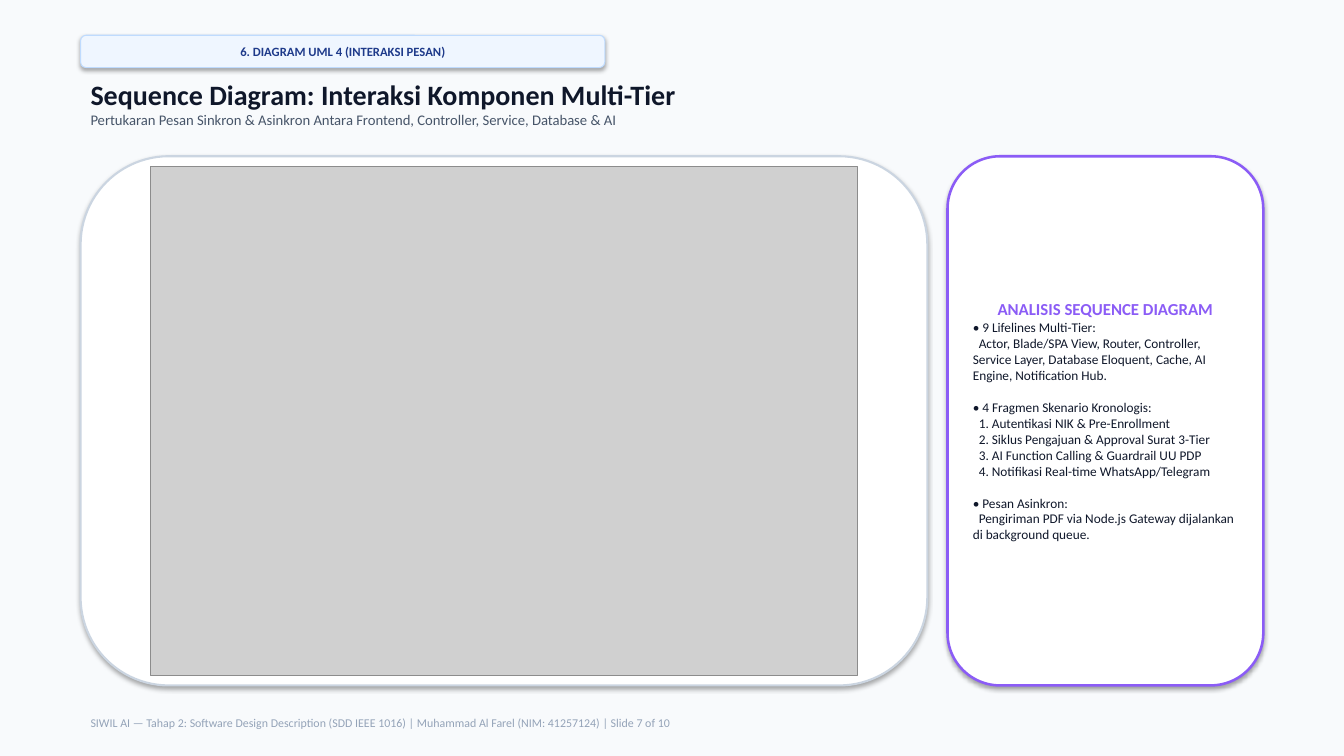
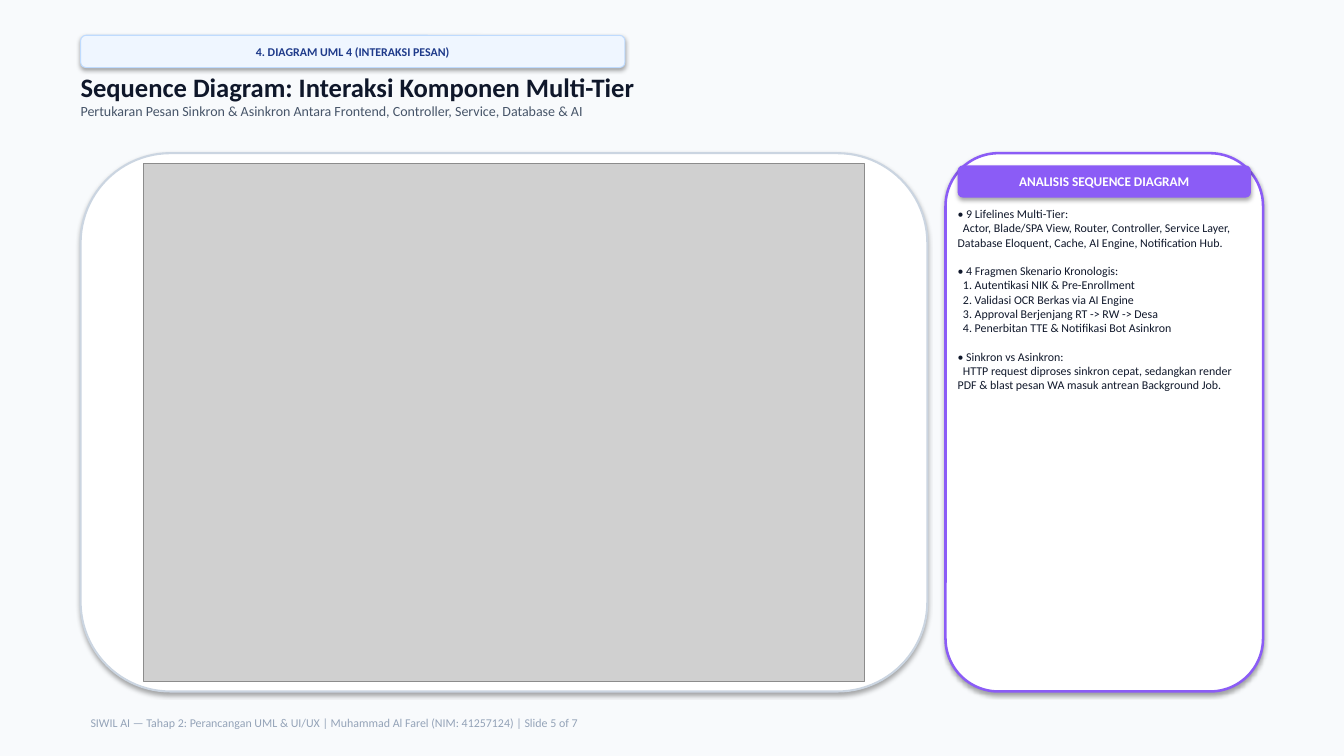
Before and after one commit to Yenvys/SistemWilayah, a slide deck: slide 5 of PRESENTASI_TAHAP_2_UML_SDD.pptx (slide 7 before the commit). Drawn at 1344x756 pixels with LibreOffice and Linux fonts; fonts in the diff are those of the drawing; grey boxes stand for pictures. Boxes give left, top, right and bottom in pixels: in the first picture for what was removed or moved away, otherwise in the second. Text is boxed around its words. In the diff, an @@ line names an element or a change of style, - is before the commit and + after.

Commit message:
feat(presentation): ringkas ppt tahap 2 khusus 4 diagram uml & ui/ux (7 slide, durasi maks 7 menit)

```diff
--- a/PRESENTASI_TAHAP_2_UML_SDD.pptx
+++ b/PRESENTASI_TAHAP_2_UML_SDD.pptx
@@ rounded rectangle "4. DIAGRAM UML 4 (INTERAKSI ...": place and size @@
-rounded rectangle "4. DIAGRAM UML 4 (INTERAKSI ..." at [81,35,605,68]
+rounded rectangle "4. DIAGRAM UML 4 (INTERAKSI ..." at [81,35,625,68]
@@ text in rounded rectangle at [256,47,449,58]: text changed; size 9 to 8.5 pt @@
-6. DIAGRAM UML 4 (INTERAKSI PESAN)
+4. DIAGRAM UML 4 (INTERAKSI PESAN)
@@ text "Sequence Diagram: Interaksi Komponen Multi-Tier" at [81,78,634,118]: size 20 to 19 pt in "Sequence Diagram: Interaksi Komponen Multi-Tier"; size 10.5 to 10 pt in "Pertukaran Pesan Sinkron & Asinkron Antara Frontend, ..." @@
@@ rounded rectangle: place and size @@
-rounded rectangle at [81,156,928,686]
+rounded rectangle at [81,153,928,692]
@@ picture: place and size @@
-picture at [150,166,858,676]
+picture at [144,163,865,682]
@@ rounded rectangle: place and size @@
-rounded rectangle at [948,156,1263,686]
+rounded rectangle at [946,153,1263,692]
@@ rounded rectangle added at [958,165,1251,198], fill #8B5CF6, 9.5 pt, text #FFFFFF, bold @@
+ANALISIS SEQUENCE DIAGRAM
@@ text added at [958,209,1232,391], 8.5 pt, text #0F172A @@
+• 9 Lifelines Multi-Tier:
+Actor, Blade/SPA View, Router, Controller, Service Layer, Database Eloquent, Cache, AI Engine, Notification Hub.
+• 4 Fragmen Skenario Kronologis:
+1. Autentikasi NIK & Pre-Enrollment
+2. Validasi OCR Berkas via AI Engine
+3. Approval Berjenjang RT -> RW -> Desa
+4. Penerbitan TTE & Notifikasi Bot Asinkron
+• Sinkron vs Asinkron:
+HTTP request diproses sinkron cepat, sedangkan render PDF & blast pesan WA masuk antrean Background Job.
@@ text in rounded rectangle at [973,304,1234,542]: text removed @@
-ANALISIS SEQUENCE DIAGRAM
-• 9 Lifelines Multi-Tier:
-Actor, Blade/SPA View, Router, Controller, Service Layer, Database Eloquent, Cache, AI Engine, Notification Hub.
-• 4 Fragmen Skenario Kronologis:
-1. Autentikasi NIK & Pre-Enrollment
-2. Siklus Pengajuan & Approval Surat 3-Tier
-3. AI Function Calling & Guardrail UU PDP
-4. Notifikasi Real-time WhatsApp/Telegram
-• Pesan Asinkron:
-Pengiriman PDF via Node.js Gateway dijalankan di background queue.
@@ text at [91,719,578,729]: text changed @@
-SIWIL AI — Tahap 2: Software Design Description (SDD IEEE 1016) | Muhammad Al Farel (NIM: 41257124) | Slide 7 of 10
+SIWIL AI — Tahap 2: Perancangan UML & UI/UX | Muhammad Al Farel (NIM: 41257124) | Slide 5 of 7
```
Also in this commit, not shown: 6 other slides changed, 3 slides removed, 2 other files.
